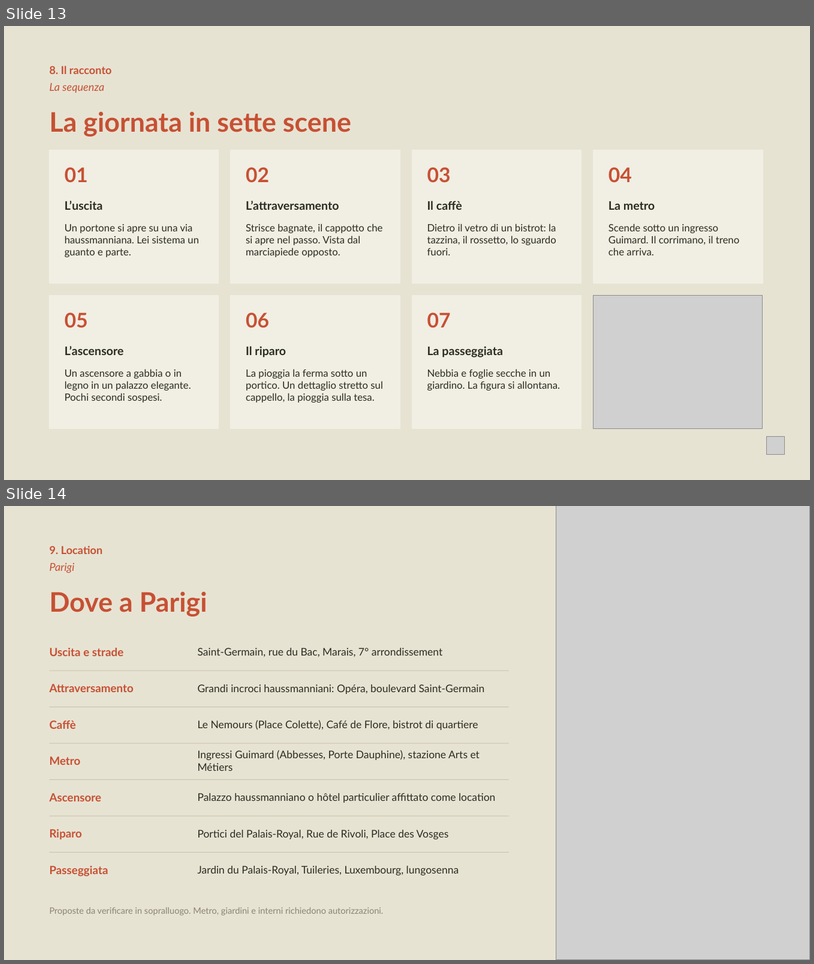
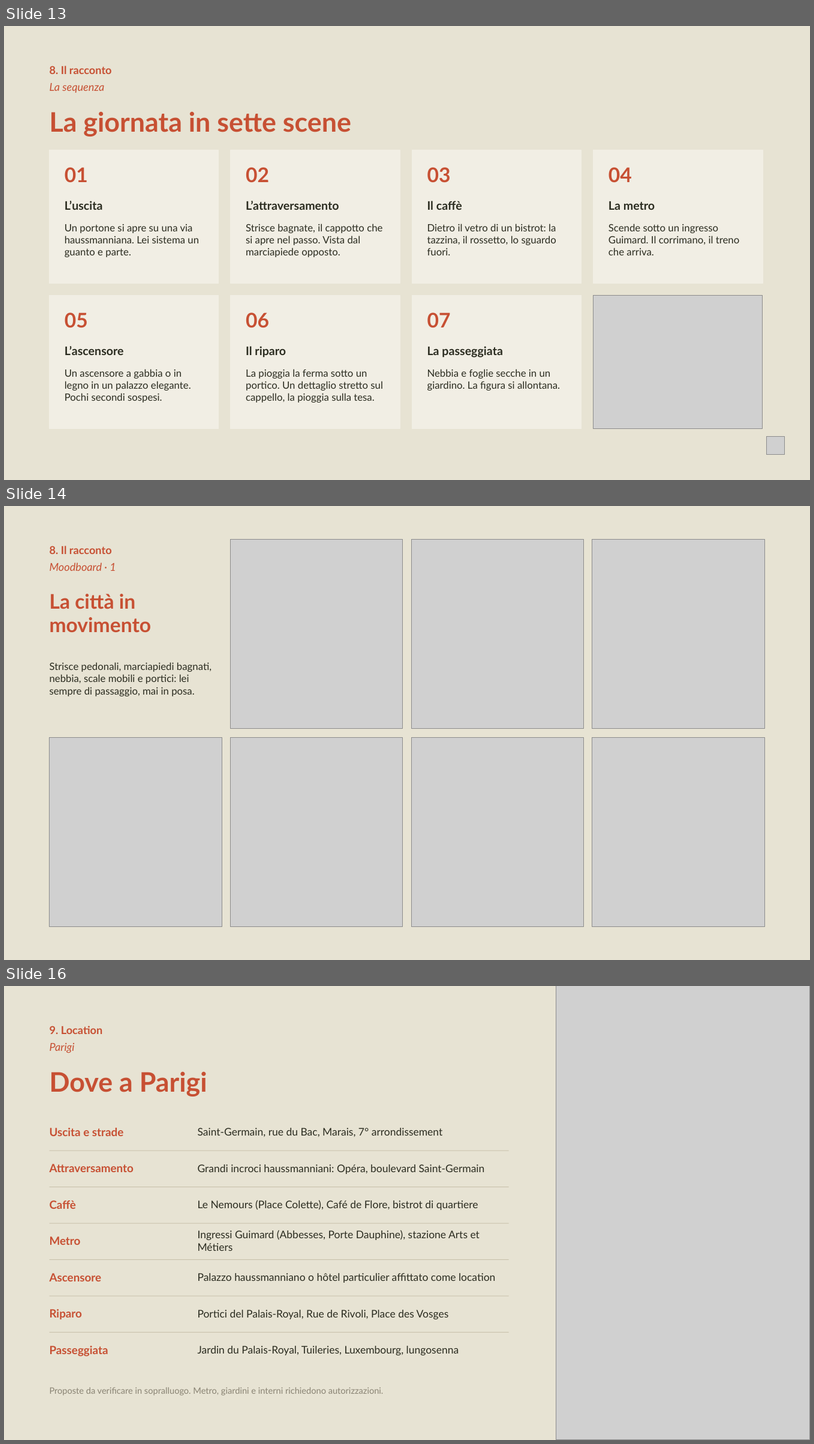
Before and after one commit to studiokubla/scrivania-, a slide deck: tirabasso/campagna-fw26-27/Tirabasso_Un_inverno_a_Parigi.pptx. Shown one above the other, each under a label of ours: slides 13 and 14 before the commit, slides 13, 14 and 16 after it; the slides between them are not shown. The pictures are 814x964 and 814x1444 pixels, drawn with LibreOffice and Linux fonts; fonts in the diff are those of the drawing; grey boxes stand for pictures. Boxes give left, top, right and bottom in pixels: in the first picture for what was removed or moved away, otherwise in the second. Text is boxed around its words. In the diff, an @@ line names an element or a change of style, - is before the commit and + after.

```diff
--- a/tirabasso/campagna-fw26-27/Tirabasso_Un_inverno_a_Parigi.pptx
+++ b/tirabasso/campagna-fw26-27/Tirabasso_Un_inverno_a_Parigi.pptx
@@ slide 14 added at (4, 506, 810, 960), background #E7E3D3 @@
@@ picture added at (230, 539, 402, 729) @@
@@ picture added at (412, 539, 584, 729) @@
@@ picture added at (593, 539, 765, 729) @@
@@ text added at (50, 546, 112, 554), 13 pt, text #C75033, bold @@
+8. Il racconto
@@ text added at (50, 562, 116, 571), 13 pt, text #C75033, italic @@
+Moodboard · 1
@@ text added at (50, 594, 152, 632), 24 pt, text #C75033, bold @@
+La città in movimento
@@ text added at (50, 662, 212, 696), 12 pt, text #2B2C20 @@
+Strisce pedonali, marciapiedi bagnati, nebbia, scale mobili e portici: lei sempre di passaggio, mai in posa.
@@ picture added at (50, 737, 222, 927) @@
@@ picture added at (230, 737, 402, 927) @@
@@ picture added at (412, 737, 584, 927) @@
@@ picture added at (593, 737, 765, 927) @@
@@ what was slide 14 is now slide 16 @@
```
Also in this commit, not shown: 1 other slide added, 1 other file.
